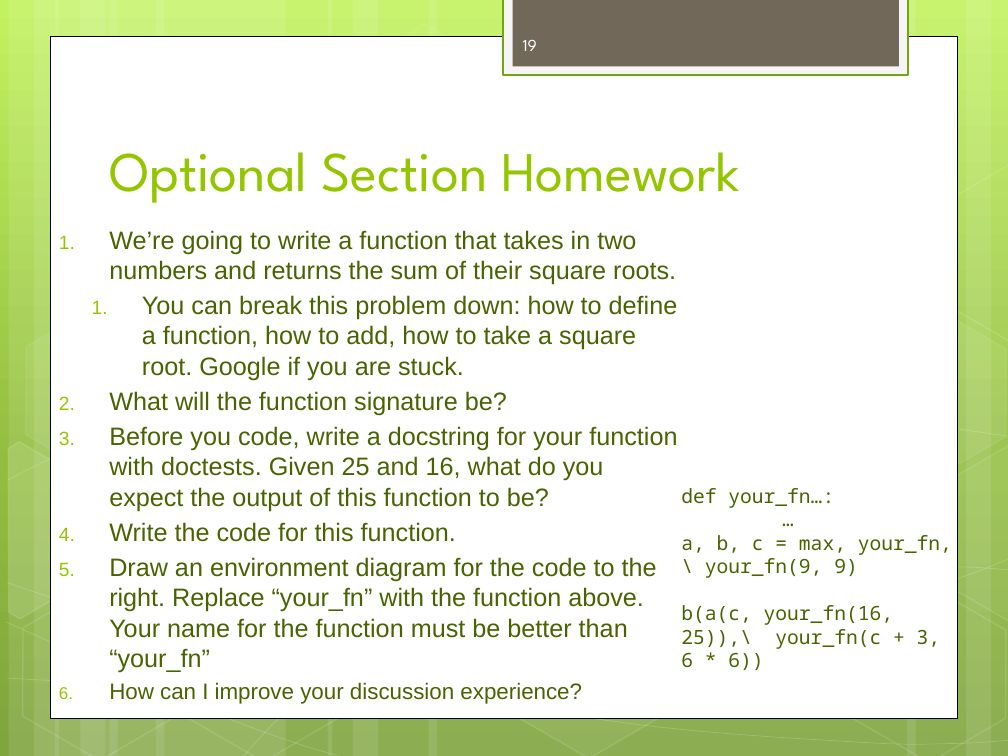
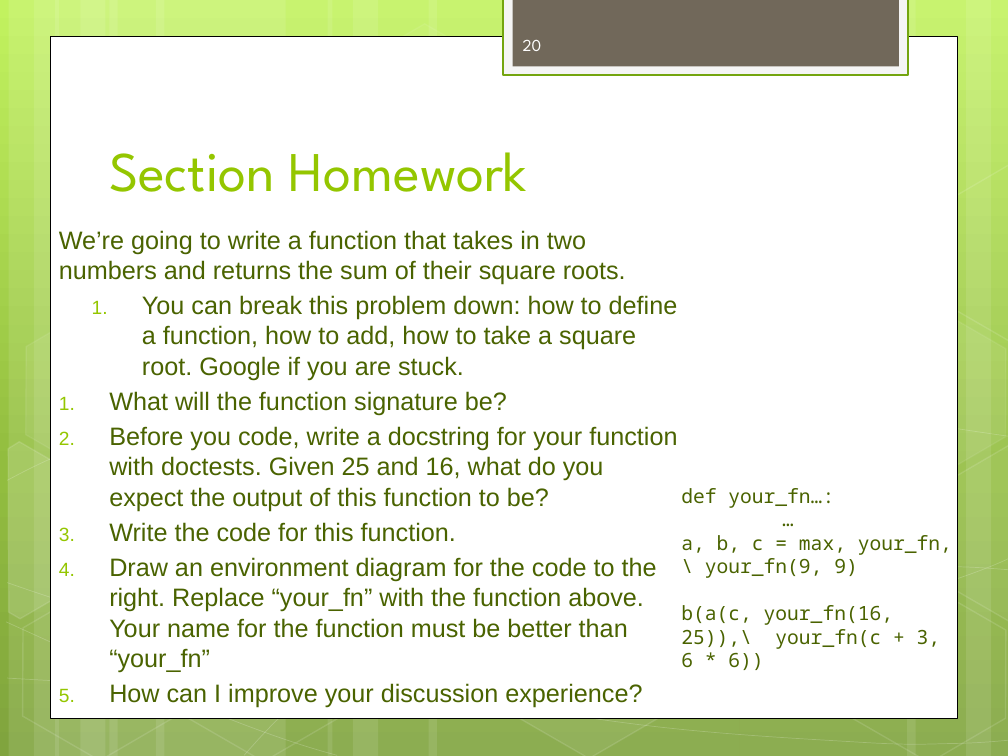
Before and after one commit to dicksontsai/dicksontsai.github.io, a slide deck: slide 20 of cs61a/discussion/disc1.pptx (slide 19 before the commit). Drawn at 1008x756 pixels with LibreOffice and Linux fonts; fonts in the diff are those of the drawing. Boxes give left, top, right and bottom in pixels: in the first picture for what was removed or moved away, otherwise in the second. Text is boxed around its words. In the diff, an @@ line names an element or a change of style, - is before the commit and + after.

Commit message:
Refined discussion 1 slides

```diff
--- a/cs61a/discussion/disc1.pptx
+++ b/cs61a/discussion/disc1.pptx
@@ page number at (523, 40, 542, 51): text changed @@
-19
+20
@@ title at (109, 152, 528, 192): text changed @@
-Optional Section Homework
+Section Homework
@@ text at (59, 230, 642, 708): size 16 to 18 pt in "How can I improve your discussion experience?"; bullet 1. to none @@
```
Also in this commit, not shown: 2 other slides changed, 5 slides added, 6 other files.
